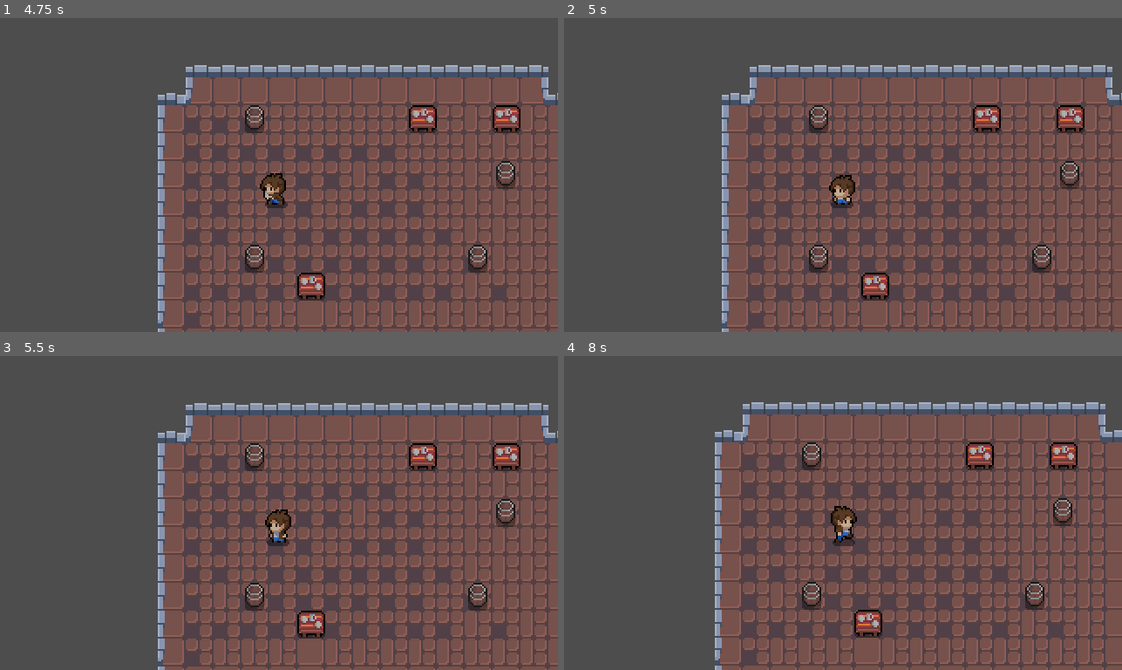
Above: before the commit, frames 1-4 (two rows, left to right).
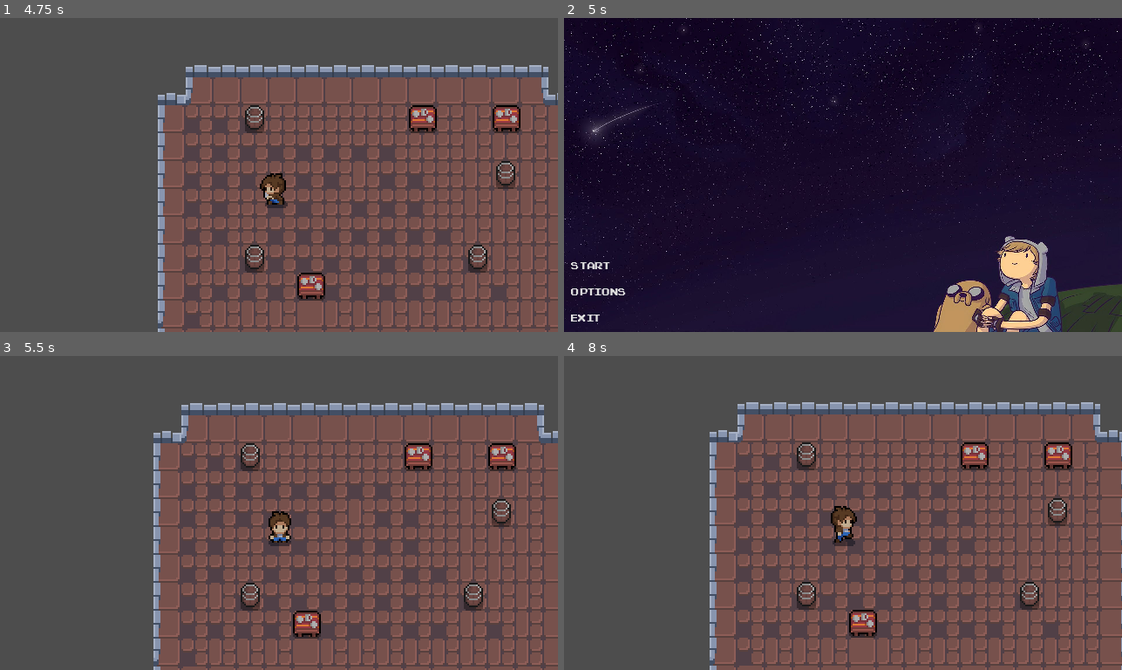
Above: after the commit, the same moments.

Repository: AlayandeWork/Rate.My.Hero
Game: Godot game, scene res://Nodes/Menu/menu.tscn
The game is run twice, just before and just after one commit, with the same random seed, the same clock (stepped at 60 frames per second) and the same inputs.
Inputs (mouse positions are in pixels of both pictures, inside the frame that each line leads up to):
- Up to frame 1 (4.75 s): click "Start" at 0.5 s; move the mouse to (401, 159) at 1.27 s; hold Right (Right) 1.28-2.03 s; hold Space (Attack) 1.28-2.03 s; move the mouse to (167, 190) at 2.02 s; hold Down (Down) 2.03-2.78 s; tap Space (Attack) at 2.1, 3.6 s; move the mouse to (334, 105) at 2.77 s; hold Right (Right) 2.78-3.53 s; hold Space (Attack) 2.78-3.53 s; move the mouse to (251, 237) at 3.52 s; hold Up (Up) 3.53-4.28 s; move the mouse to (446, 222) at 4.27 s; hold Left (Left) from 4.28 s (still down); hold Space (Attack) from 4.28 s (still down)
- Up to frame 2 (5 s): keep holding Left (Left); keep holding Space (Attack); tap Escape (Escape, bound only after the commit) at 4.9 s
- Up to frame 3 (5.5 s): release Left (Left) at 5 s; release Space (Attack) at 5 s; click (33, 604) at 5 s, where only the run after the commit has a clickable "Start"
- Up to frame 4 (8 s): move the mouse to (675, 465) at 5.77 s; hold Left (Left) 5.78-6.53 s; tap Space (Attack) at 5.85, 7.35 s; move the mouse to (870, 513) at 6.52 s; hold Down (Down) 6.53-7.28 s; hold Space (Attack) 6.53-7.28 s; move the mouse to (759, 434) at 7.27 s; hold Right (Right) from 7.28 s (still down)

Frame 1 is identical in both runs. In frame 2, 99% of the frame differs, in the area x 0-100%, y 0-100%; in frame 3, 19%; in frame 4, 20%.

Commit message:
Escape button to go the main menu

Diff:
--- a/Nodes/Main/Main.gd
+++ b/Nodes/Main/Main.gd
@@ -2,3 +2,7 @@
 
 func _ready():
 	AudioPlayer._stop_music()
+
+func _physics_process(delta):
+	if Input.is_action_just_pressed("Escape"):
+		get_tree().change_scene_to_file("res://Nodes/Menu/menu.tscn")
--- a/project.godot
+++ b/project.godot
@@ -66,6 +66,11 @@
 "events": [Object(InputEventKey,"resource_local_to_scene":false,"resource_name":"","device":0,"window_id":0,"alt_pressed":false,"shift_pressed":false,"ctrl_pressed":false,"meta_pressed":false,"pressed":false,"keycode":0,"physical_keycode":70,"key_label":0,"unicode":0,"echo":false,"script":null)
 ]
 }
+Escape={
+"deadzone": 0.5,
+"events": [Object(InputEventKey,"resource_local_to_scene":false,"resource_name":"","device":-1,"window_id":0,"alt_pressed":false,"shift_pressed":false,"ctrl_pressed":false,"meta_pressed":false,"pressed":false,"keycode":0,"physical_keycode":4194305,"key_label":0,"unicode":0,"echo":false,"script":null)
+]
+}
 
 [layer_names]
 
